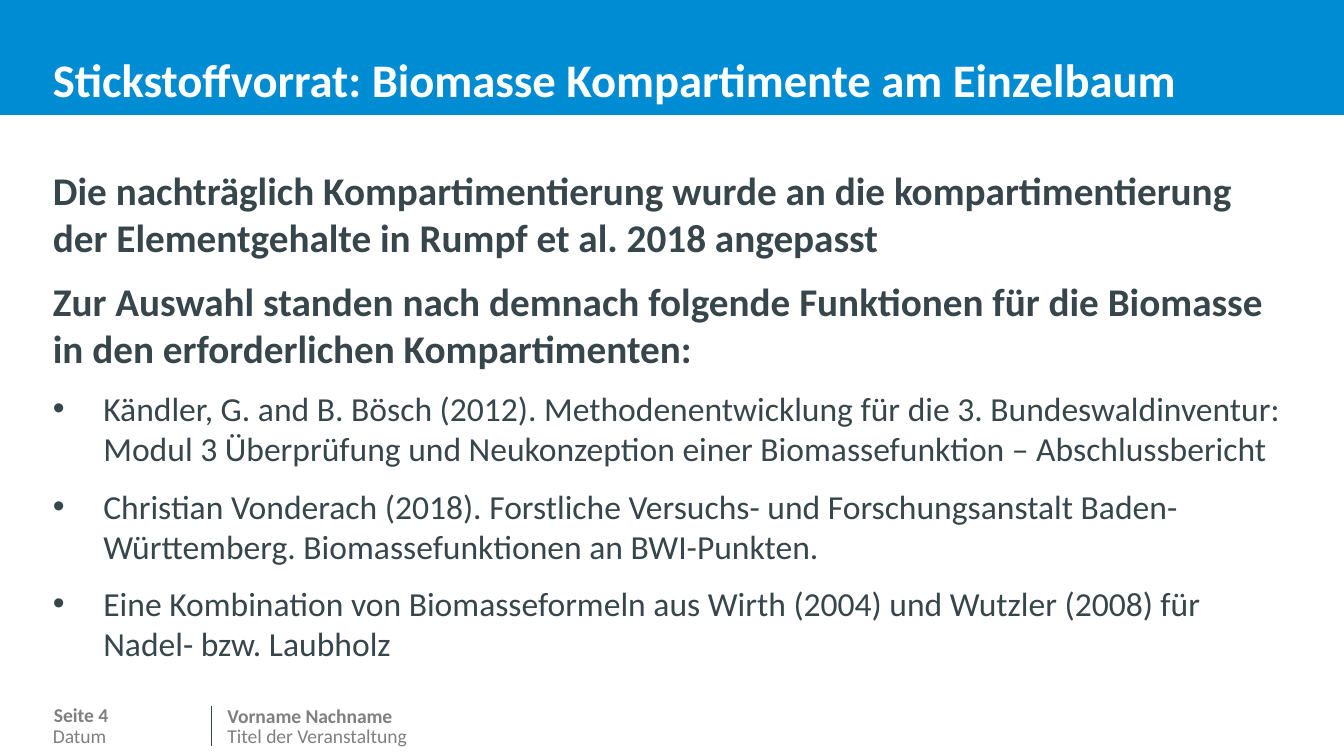
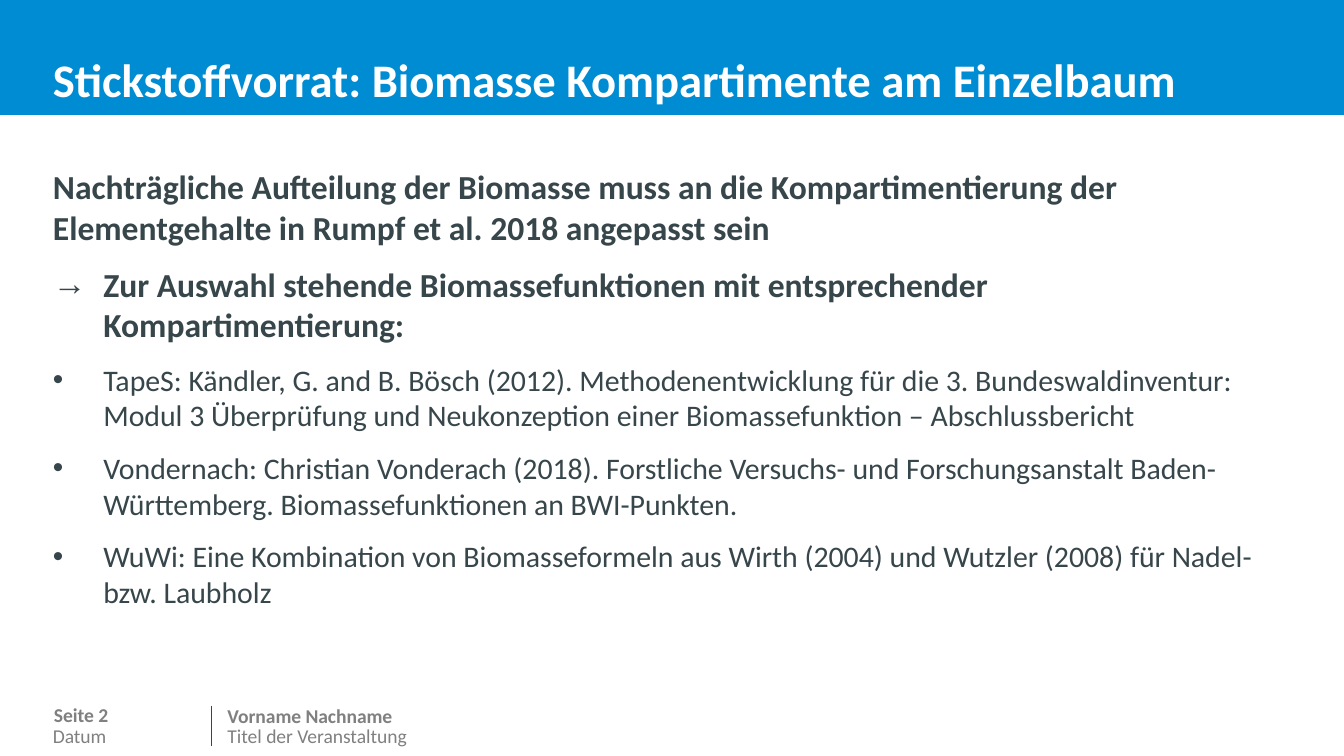
Before and after one commit to JetteGercken/TI_BZE_BE_analysis, a slide deck: slide 3 of info/biomasse_vergleich_MoMoK_BE.pptx (slide 5 before the commit). Drawn at 1344x756 pixels with LibreOffice and Linux fonts; fonts in the diff are those of the drawing; background and template pictures are left out. Boxes give left, top, right and bottom in pixels: in the first picture for what was removed or moved away, otherwise in the second. Text is boxed around its words. In the diff, an @@ line names an element or a change of style, - is before the commit and + after.

Commit message:
visulaization biomass

```diff
--- a/info/biomasse_vergleich_MoMoK_BE.pptx
+++ b/info/biomasse_vergleich_MoMoK_BE.pptx
@@ text at <box>53,175,1252,603</box>: text changed; size 18 to 16 pt @@
-Die nachträglich Kompartimentierung wurde an die kompartimentierung der Elementgehalte in Rumpf et al. 2018 angepasst
-Zur Auswahl standen nach demnach folgende Funktionen für die Biomasse in den erforderlichen Kompartimenten:
-• Kändler, G. and B. Bösch (2012). Methodenentwicklung für die 3. Bundeswaldinventur: Modul 3 Überprüfung und Neukonzeption einer Biomassefunktion – Abschlussbericht
-• Christian Vonderach (2018). Forstliche Versuchs- und Forschungsanstalt Baden-Württemberg. Biomassefunktionen an BWI-Punkten.
-• Eine Kombination von Biomasseformeln aus Wirth (2004) und Wutzler (2008) für Nadel- bzw. Laubholz
+Nachträgliche Aufteilung der Biomasse muss an die Kompartimentierung der Elementgehalte in Rumpf et al. 2018 angepasst sein
+→ Zur Auswahl stehende Biomassefunktionen mit entsprechender Kompartimentierung:
+• TapeS: Kändler, G. and B. Bösch (2012). Methodenentwicklung für die 3. Bundeswaldinventur: Modul 3 Überprüfung und Neukonzeption einer Biomassefunktion – Abschlussbericht
+• Vondernach: Christian Vonderach (2018). Forstliche Versuchs- und Forschungsanstalt Baden-Württemberg. Biomassefunktionen an BWI-Punkten.
+• WuWi: Eine Kombination von Biomasseformeln aus Wirth (2004) und Wutzler (2008) für Nadel- bzw. Laubholz
@@ page number at <box>54,708,108,722</box>: text changed @@
-Seite 4
+Seite 2
```
Also in this commit, not shown: 4 other slides changed, 8 slides removed, 1 other file.
